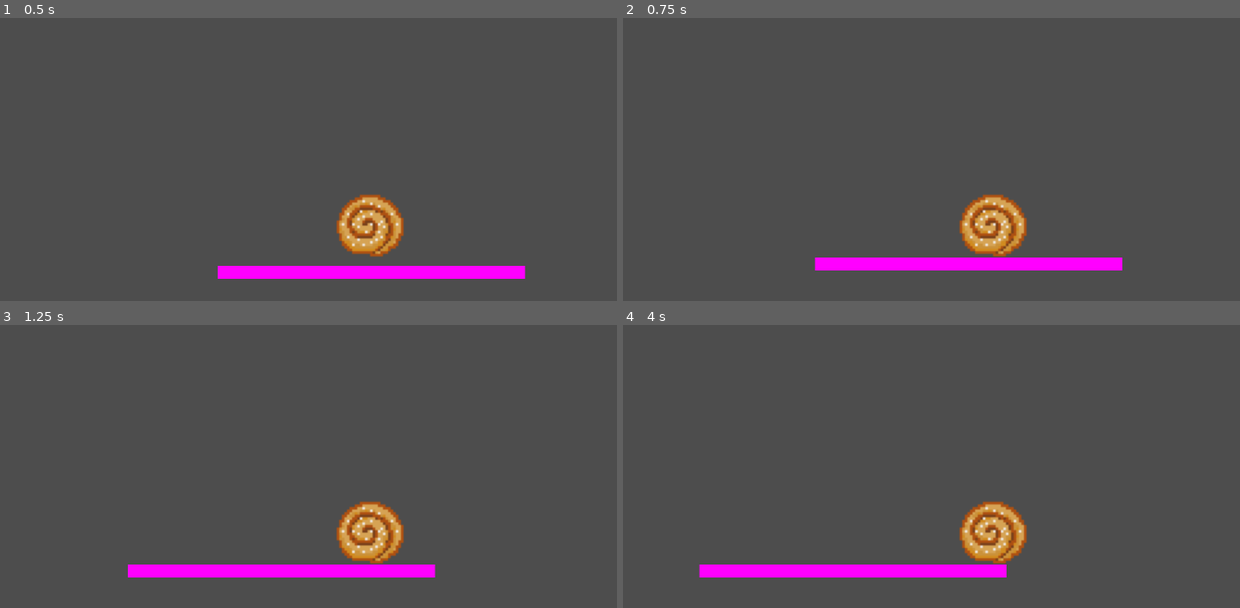
Above: before the commit, frames 1-4 (two rows, left to right).
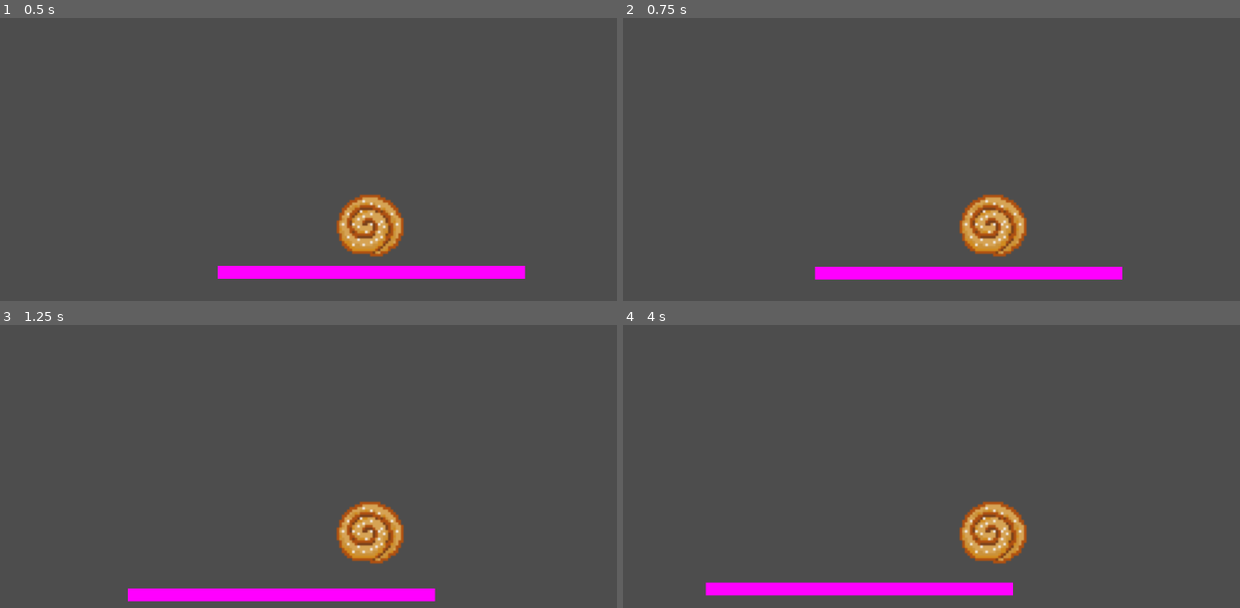
Above: after the commit, the same moments.

Repository: Rembane/ggj-bubbles-2025
Game: Godot game, scene res://root.tscn
Two runs of this game, one before a commit and one after it. Both use one fixed random seed, a clock stepped at 60 frames per second and the inputs below.
Inputs:
- Up to frame 1 (0.5 s): no input
- Up to frame 2 (0.75 s): hold Right (ui_right) from 0.53 s (still down)
- Up to frame 3 (1.25 s): keep holding Right (ui_right)
- Up to frame 4 (4 s): release Right (ui_right) at 1.28 s; hold Left (ui_left) 1.28-2.03 s; hold Right (ui_right) 2.03-3.53 s; hold Left (ui_left) from 3.53 s (still down)

Frame 1 is identical in both runs. In frame 2, 3.3% of the frame differs, in the area x 31-81%, y 84-93%; in frame 3, 4.6%; in frame 4, 4.7%, in the area x 12-64%, y 84-96%.

Commit message:
Add bouncing and velocity

Diff:
--- a/player.gd
+++ b/player.gd
@@ -22,5 +22,14 @@
 	else:
 		velocity.x = 0
 
-	# "move_and_slide" already takes delta time into account.
-	move_and_slide()
+	var pre_velocity = velocity.length()
+
+	while true:
+		var kinematic_collision = move_and_collide(velocity * delta)
+		if not kinematic_collision:
+			break
+
+		velocity = kinematic_collision.get_remainder()
+		velocity.y *= -1
+
+	velocity = velocity.normalized() * pre_velocity
